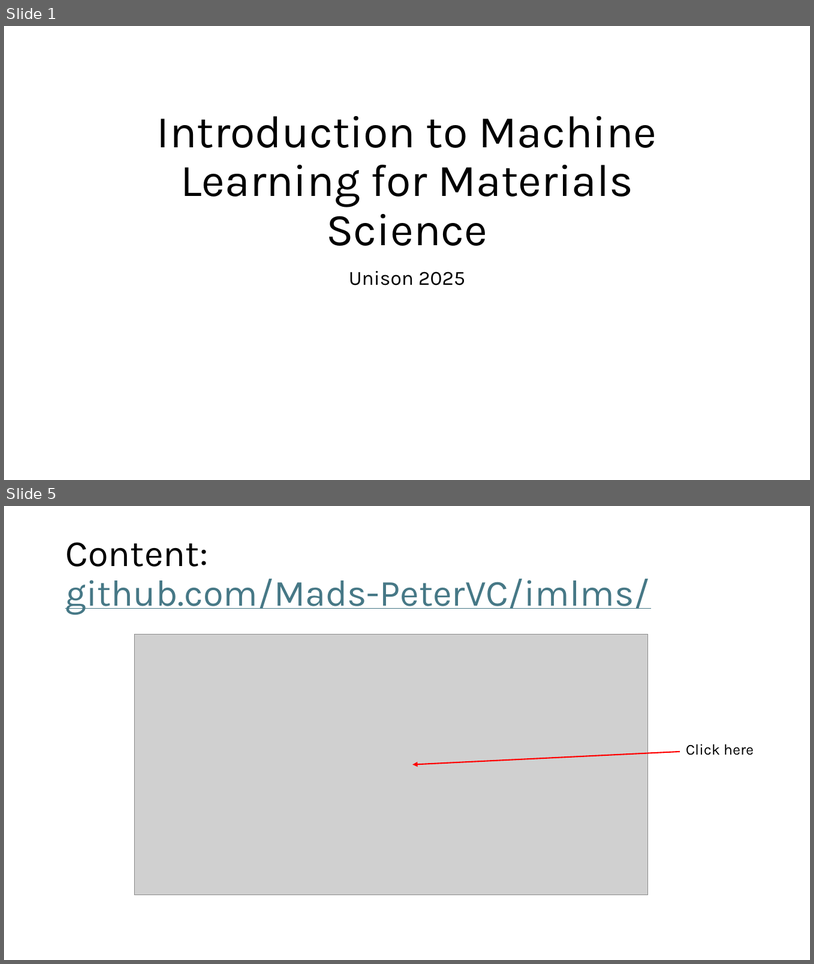
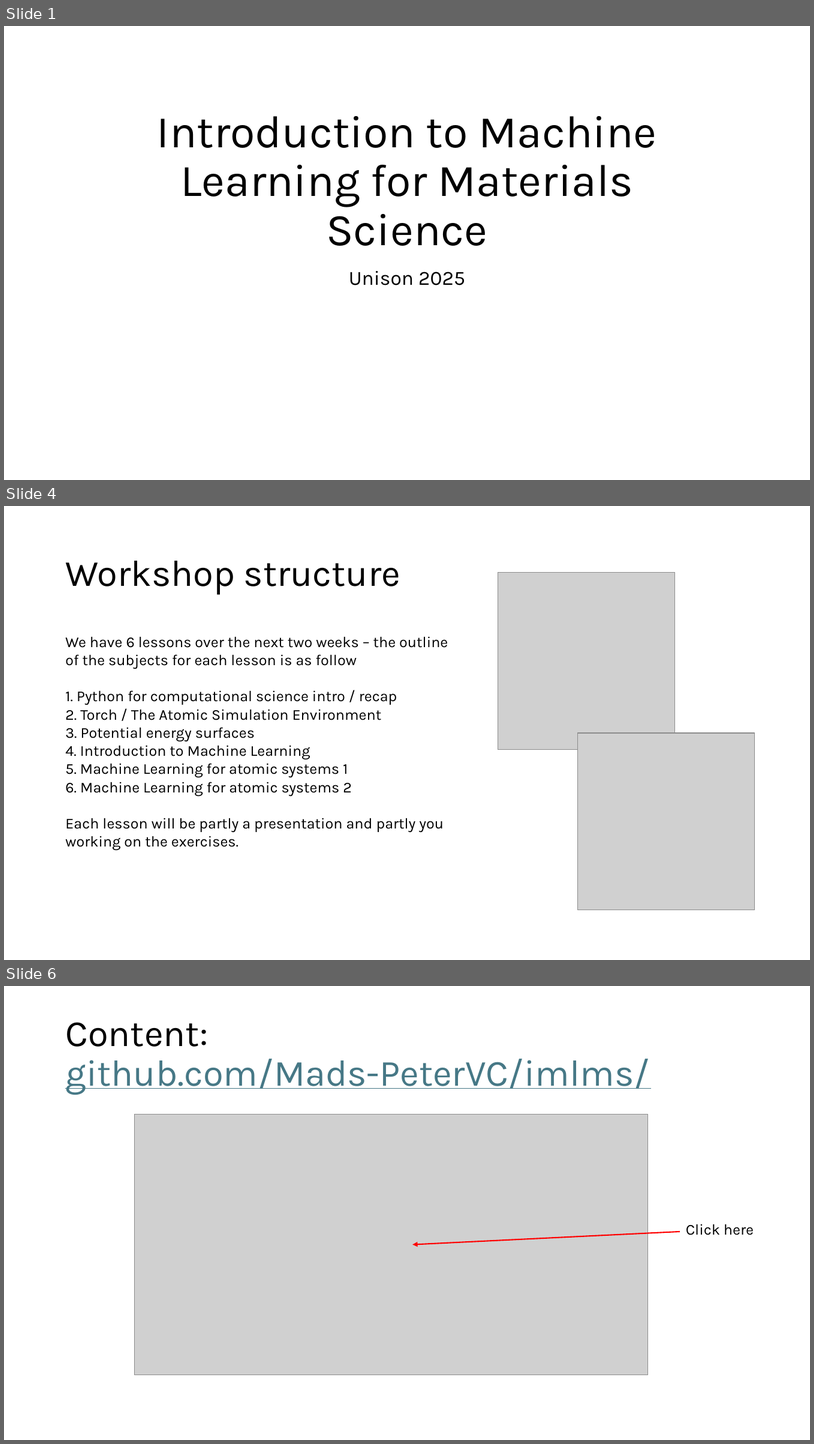
Before and after one commit to Mads-PeterVC/imlms, a slide deck: lessons/lesson_1/slides_lesson_1.pptx. Shown one above the other, each under a label of ours: slides 1 and 5 before the commit, slides 1, 4 and 6 after it; the slides between them are not shown. The pictures are 814x964 and 814x1444 pixels, drawn with LibreOffice and Linux fonts; fonts in the diff are those of the drawing; grey boxes stand for pictures. Boxes give left, top, right and bottom in pixels: in the first picture for what was removed or moved away, otherwise in the second. Text is boxed around its words. In the diff, an @@ line names an element or a change of style, - is before the commit and + after.

Commit message:
Final slides lesson 1.

```diff
--- a/lessons/lesson_1/slides_lesson_1.pptx
+++ b/lessons/lesson_1/slides_lesson_1.pptx
@@ slide 4 added at (4,506,810,960), background #FFFFFF @@
@@ title added at (65,561,401,595), 44 pt, text #000000 @@
+Workshop structure
@@ picture added at (498,572,675,749) @@
@@ text added at (65,636,448,850), 18 pt, text #000000 @@
+We have 6 lessons over the next two weeks – the outline of the subjects for each lesson is as follow
+1. Python for computational science intro / recap
+2. Torch / The Atomic Simulation Environment
+3. Potential energy surfaces
+4. Introduction to Machine Learning
+5. Machine Learning for atomic systems 1
+6. Machine Learning for atomic systems 2
+Each lesson will be partly a presentation and partly you working on the exercises.
@@ picture added at (578,733,755,910) @@
@@ what was slide 5 is now slide 6 @@
```
Also in this commit, not shown: 2 slides changed, 5 other slides added, 2 slides removed.
